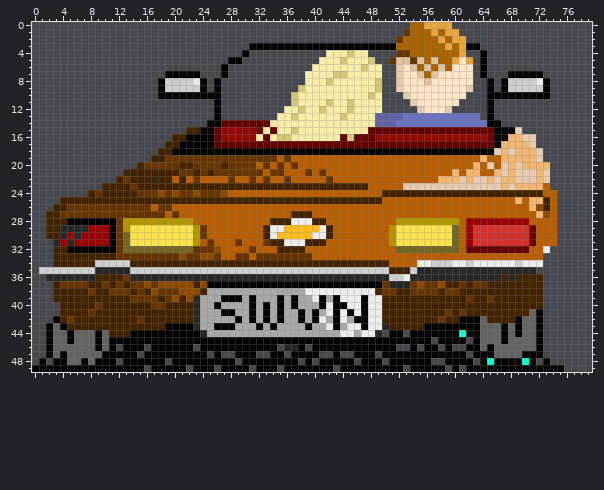
Two versions of one sprite sheet, lib/right1.png. The picture above is the old version.
The file is 80x50 pixels. Colours within 5 levels of each other are drawn and written as one.
After:
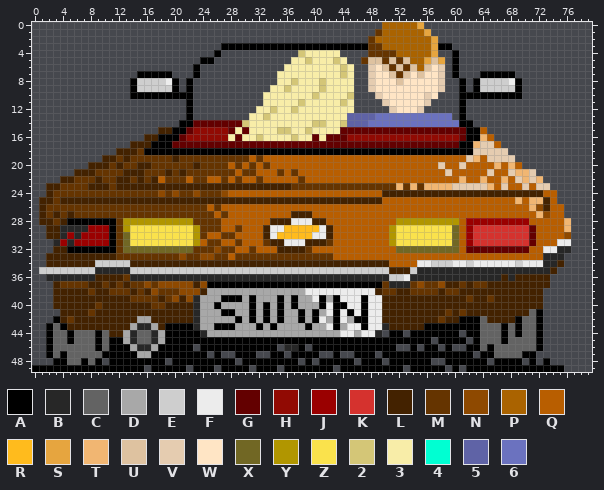
Palette (. is transparent): A #000000  B #272727  C #636363  D #a8a8a8  E #cecece  F #ececec  G #630000  H #910a03  J #9a0000  K #d5322e  L #432200  M #653400  N #8e4900  P #aa6300  Q #b85e00  R #ffbb1d  S #e6a53f  T #f1b672  U #dec2a0  V #e5ccb0  W #ffe5c5  X #716724  Y #b19600  Z #fae24c  2 #d4c677  3 #f8eda8  4 #00ffd2  5 #5f63a6  6 #6b72bf
Diff:
Changed rows in their new state; - is an unchanged pixel.
first column x 1:
 0 -------------------------------------------------PPPP-S....-----------------
 1 ------------------------------------------------MPPPP--S....----------------
 2 -----------------------------------------------MPPPP----S....---------------
 3 --------------------------AAAA-----------------MMPP-----SAA....-------------
 4 -------------------------A---.-------2333--....MMMMPP---S..A.--.------------
 5 -----------------------AA--..-------3323--23..MUUMUM-PPS-S.A..-.------------
 6 ----------------------A---.--------3333----2-..VWUMUM---WV.A..-.------------
 7 --------------AAAA-...----.-------3333----3--..VWWUMU--WWV.A..--AAA-....----
 8 -------------AEEEEFA.A..-.--------3323--23---..VWWWU---W-V..A.AEEEEFA....---
 9 -------------AEEEE-A.A..-.-------33233--2----..VWWWW-----V..A.AEEEE-A....---
10 -------------AAAA-----....------33333--2----2...VWWWW--V-...AAAA-----....---
11 ---------------------A---.------333332---3-23....VWWWW-V....A---.-----------
12 ---------------------A---.-----3323-23--3---3....-VWWW-....-A---.-----------
13 ---------------------A---.----3323--3------355556666-------.A..-.-----------
14 --------------------AAGGGG---2333------22--25556666---------AA....----------
15 -----------------LLAAGHHHH-G3G33-3223-2----GGGG--------------AAQ.....-------
16 ---------------LLAAAGHHHHH-3G3323-332--G-GG-HHHH------------GAATQ......-----
17 -------------LLLAAAGGGGGG-----------------------------------AATVVQ.....-----
18 -----------LLLMAAAA-------------------------------------------VVV-V.....----
19 ---------LLMLMMMMM-L----------Q-QQ-Q-------------------------VTQVVVV....----
20 -------LLLMLMM-L----MML---MQ-Q----Q-Q--------------------V--V-Q-QTQ-Q....---
21 -----LLLMMMM---MMM-ML-M-M---Q--Q-Q--M-Q-Q-----------------VQ-QQ-VQQVTT-..---
22 ---LLMMMLMM-LM-M-QMMM--M--MQM-QMQ--Q-M---Q---------------QQQTQQTQQ-Q-T--.---
23 -LLMMMMLL-M--L----------------------MMMMMMMMMMMMMMMTMTMTTTT-----TQVQQVQVV---
24 -LMMMMMM-MMMMM--------------------------------------------------------------
25 LLM-------------------------------------------------------------------------
26 LMMM------------M--MMMMM-M------------------------------------------------Q-
27 LM--L-------------M-MMMMM-M-----------------------------------------------Q-
28 L-M-------------------MMMM------------------------------------------------QT
29 ------------------------MM--M---------------------------------------------QT
30 --------------------------MM----------------------------------------------QN
31 -------------------------M---------------M--------------------------------FF
32 --------------------------MM----------M----------------------------------FBB
33 -L------------------------M---M--------MMM------------------------------BBB-
34 -L----------------------------------------------------------------------BBL-
35 -----------------------------------------------------------------------BBL--
36 ------------------------------------------------------------------------L---
37 ------------------------------------------------------------------------L---
40 --L-------------------------------------------------------------------------
42 --------------DD------------------------------------------------------------
43 -------------DBBD-----------------------------------------------------------
44 ------------DBCCBD------------------------------------------.---------------
45 ------------DBCCBD----------------------------------------------------------
46 -----------A-DBBD-----------------------------------------------------------
47 --------------DD---------------------------------------------A.--------.----
48 .--------.-A--------------------------------------------------A-.----.------
Pixel boxes of the changes (left, top, right, bottom) in both pictures:
changed: (39, 22, 571, 288)
added: (53, 302, 60, 309)
changed: (102, 316, 165, 365)
changed: (459, 330, 494, 365)
erased: (522, 351, 543, 365)
erased: (39, 358, 46, 365)
